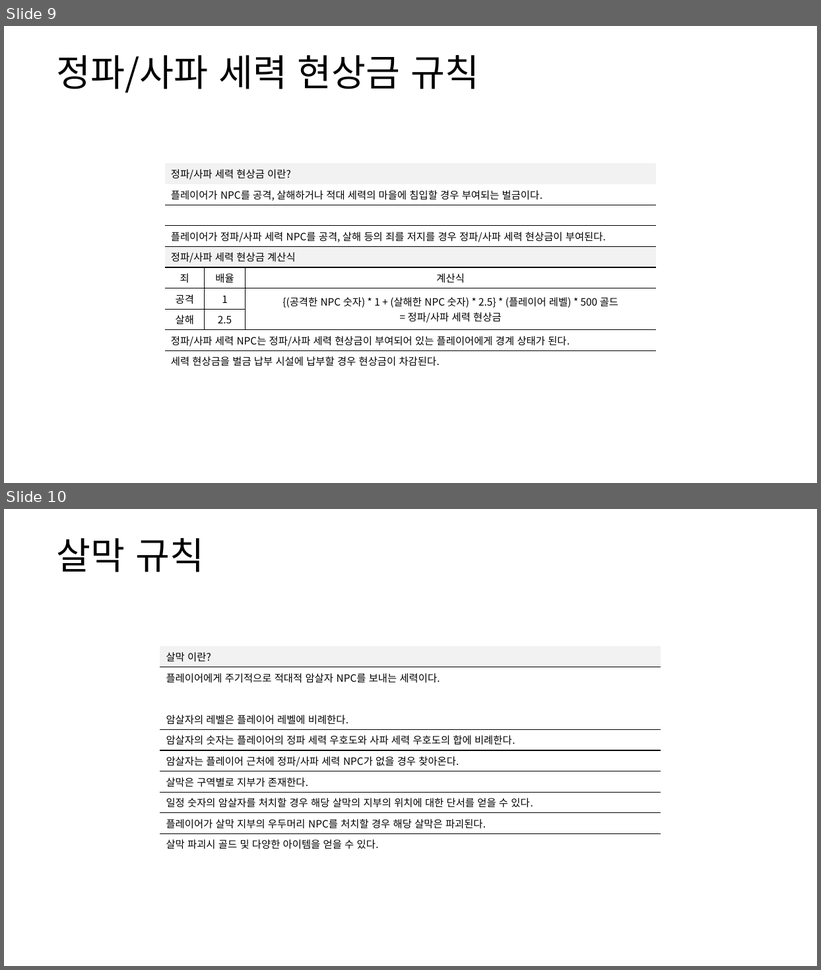
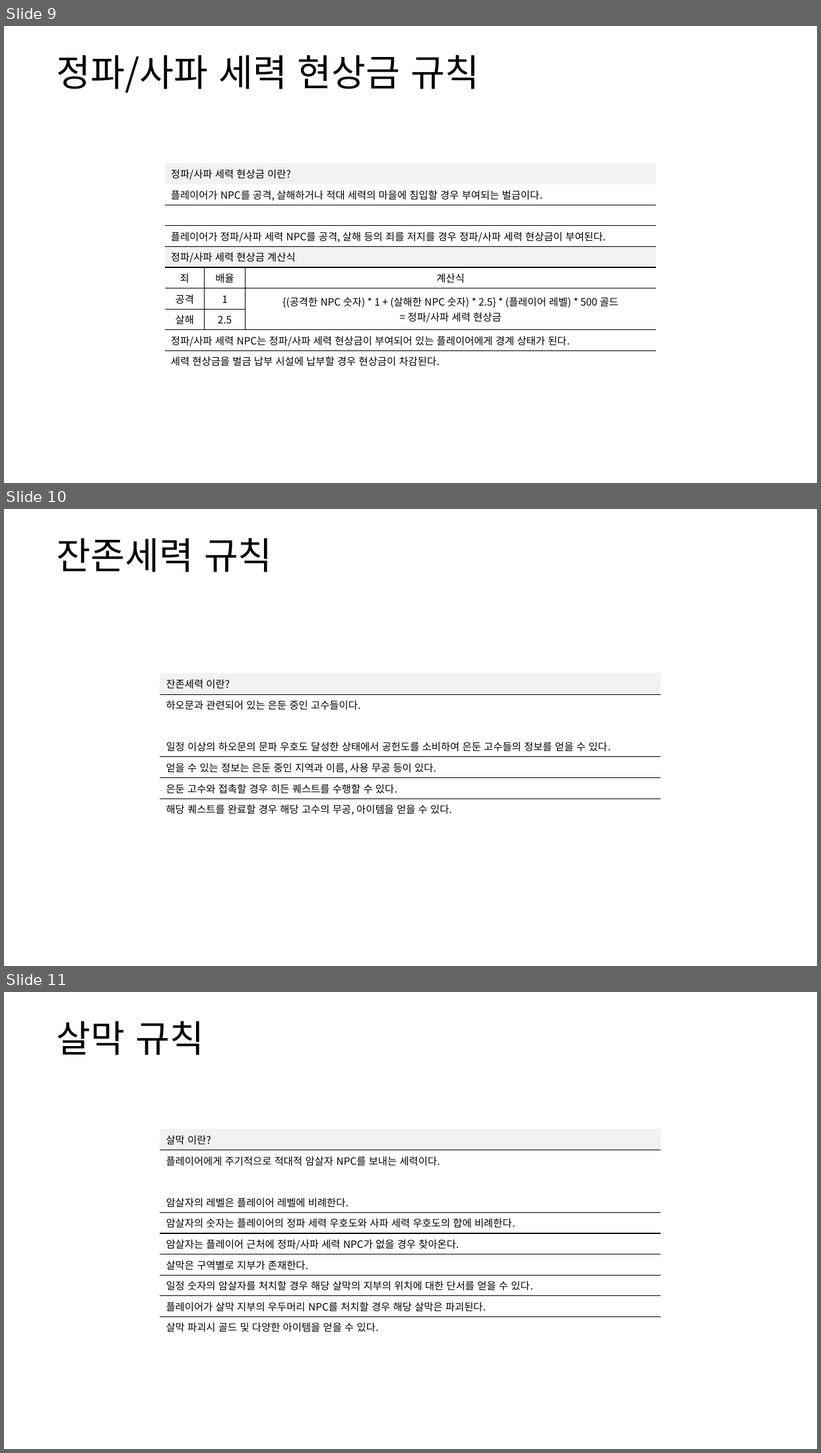
Before and after one commit to yjk0401/unityenginebasic_9th, a slide deck: 기획/방랑엽사전/세력 시스템 기획서.pptx. Shown one above the other, each under a label of ours: slides 9 and 10 before the commit, slides 9, 10 and 11 after it. The pictures are 821x970 and 821x1453 pixels, drawn with LibreOffice and Linux fonts; fonts in the diff are those of the drawing. Boxes give left, top, right and bottom in pixels: in the first picture for what was removed or moved away, otherwise in the second. Text is boxed around its words. In the diff, an @@ line names an element or a change of style, - is before the commit and + after.

```diff
--- a/기획/방랑엽사전/세력 시스템 기획서.pptx
+++ b/기획/방랑엽사전/세력 시스템 기획서.pptx
@@ slide 10 added at [4, 509, 817, 966], background #FFFFFF @@
@@ text added at [56, 538, 273, 572], 44 pt, text #000000 @@
+잔존세력 규칙
@@ table added at [160, 674, 661, 818], 7 rows, 1 columns @@
+잔존세력 이란?
+하오문과 관련되어 있는 은둔 중인 고수들이다.
+
+일정 이상의 하오문의 문파 우호도 달성한 상태에서 공헌도를 소비하여 은둔 고수들의 정보를 얻을 수 있다.
+얻을 수 있는 정보는 은둔 중인 지역과 이름, 사용 무공 등이 있다.
+은둔 고수와 접촉할 경우 히든 퀘스트를 수행할 수 있다.
+해당 퀘스트를 완료할 경우 해당 고수의 무공, 아이템을 얻을 수 있다.
@@ what was slide 10 is now slide 11 @@
```
Also in this commit, not shown: 1 slide changed.
